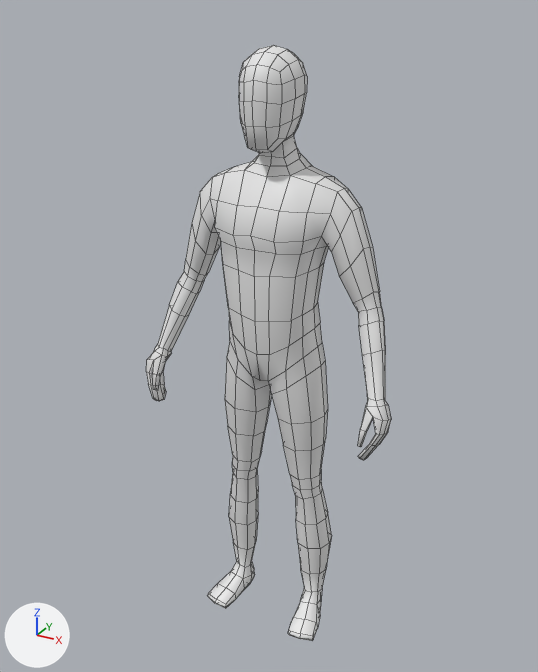
The FBX model HeroIsland/Assets/Characters/Player.fbx as it was, and as the next commit left it.
Camera for both pictures: a camera (50 mm lens) standing at (0.946, -1.744, 1.862) and looking at (-0.028, 0.028, 0.977). The lights are fixed; the arrows at lower left show +X, +Y and +Z. Mesh edges are drawn as thin lines.
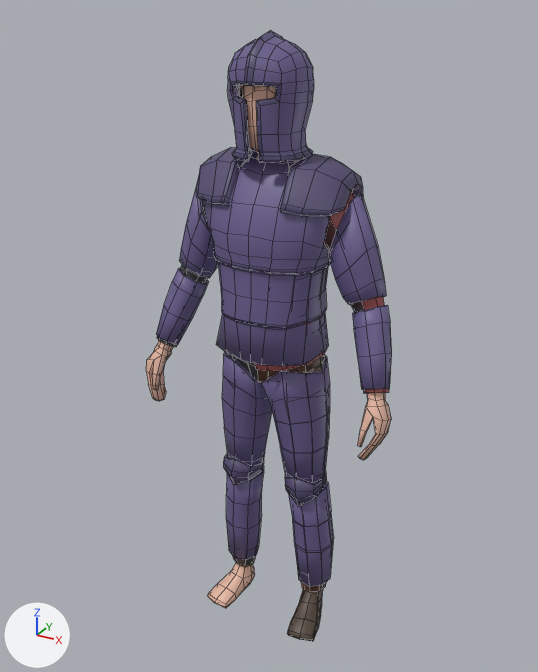
The change, as a diff of the scene's bpy script:
```diff
--- a/HeroIsland/Assets/Characters/Player.fbx.py
+++ b/HeroIsland/Assets/Characters/Player.fbx.py
@@ me_cube_001 @@
 me_cube_001.from_pydata(...)  # 696 vertices, 694 faces; spans x -0.39..0.39, y -0.14..0.13, z 0.0..1.78
-me_cube_001.materials.append(mat_material)  # white #e7e7e7
+me_cube_001.materials.append(mat_skin)  # beige #e7b8a3
@@ ob_pants @@
+ob_pants = bpy.data.objects.new('Pants', me_cube_008)  # 118 vertices, 106 faces; spans x 0.0..0.192, y -0.101..0.115, z 0.101..1.002; in mat_pants (brown #8f6249)
+ob_pants.location = (0.0, 0.0, -0.003)
@@ ob_platelegs @@
+ob_platelegs = bpy.data.objects.new('Platelegs', me_cube_006)  # 472 vertices, 386 faces; spans x -0.195..0.195, y -0.119..0.097, z -0.506..0.396; in mat_metal (blue #6b6090), mat_metal_dark (dark purple #564d73), mat_underclothes (black #414141), mat_black (black #1b1b1b)
+ob_platelegs.location = (0.0, 0.018, 0.604)
@@ ob_shoes @@
+ob_shoes = bpy.data.objects.new('Shoes', me_cube_010)  # 49 vertices, 44 faces; spans x 0.097..0.204, y -0.116..0.079, z 0.002..0.091; in mat_shoe (brown #53453a)
+ob_shoes.location = (0.0, 0.0, -0.003)
@@ ob_platebody @@
+ob_platebody = bpy.data.objects.new('Platebody', me_cube_005)  # 674 vertices, 610 faces; spans x -0.377..0.377, y -0.145..0.148, z -0.32..0.295; in mat_metal (blue #6b6090), mat_metal_dark (dark purple #564d73), mat_underclothes (black #414141), mat_black (black #1b1b1b)
+ob_platebody.location = (0.0, 0.01, 1.223)
@@ ob_shirt @@
+ob_shirt = bpy.data.objects.new('Shirt', me_cube_009)  # 134 vertices, 116 faces; spans x 0.0..0.376, y -0.121..0.129, z 0.906..1.511; in mat_shirt (brown #aa5456)
+ob_shirt.location = (0.0, 0.0, -0.003)
@@ ob_hair @@
+ob_hair = bpy.data.objects.new('Hair', me_cube_011)  # 66 vertices, 56 faces; spans x -0.089..0.085, y -0.103..0.096, z 1.605..1.786; in mat_hair (black #2b261e)
+ob_hair.location = (0.0, 0.0, -0.003)
@@ ob_helmet @@
+ob_helmet = bpy.data.objects.new('Helmet', me_cube_012)  # 392 vertices, 390 faces; spans x -0.106..0.106, y -0.127..0.12, z -0.156..0.149; in mat_metal (blue #6b6090), mat_metal_dark (dark purple #564d73)
+ob_helmet.location = (0.0, -0.006, 1.665)
```

Location of each change, (x1, y1, x2, y2) in pixels of the pictures (538 x 672 px):
'Cube', recoloured (white to beige): (146, 45, 391, 641) in both
'Platebody', added (blue): after (156, 147, 392, 393)
    faces in mat_metal (blue #6b6090): (156, 150, 392, 389)
    faces in mat_metal_dark (dark blue #564d74): (196, 147, 363, 249)
    faces in mat_underclothes (black #414141): (157, 200, 377, 393)
'Platelegs', added (blue): after (222, 352, 334, 592)
    faces in mat_metal (blue #6b6090): (222, 352, 334, 587)
    faces in mat_metal_dark (dark blue #564d74): (223, 454, 327, 507)
    faces in mat_underclothes (black #414141): (226, 353, 327, 592)
'Helmet', added (blue): after (227, 30, 314, 163)
    faces in mat_metal (blue #6b6090): (227, 36, 314, 156)
    faces in mat_metal_dark (dark blue #564d74): (230, 30, 313, 163)
'Shoes', added: after (287, 589, 323, 642)
'Shirt', added (brown): after (255, 190, 389, 393)
'Pants', added: after (257, 359, 326, 592)
'Hair', added: after (239, 85, 260, 97)
